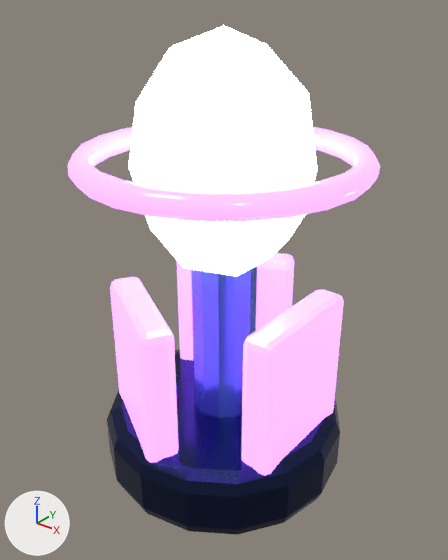
A saved change to the glTF model game/models/switch_beacon.glb.
Camera for both pictures: a camera (50 mm lens) standing at (1.69, -2.11, 2.37) and looking at (0.01, -0.01, 1.07). Arrows for +X, +Y and +Z are at lower left; the lights stay in place. The older version comes first.

In view in the first picture: 'switch_beacon_MobileMesh'.
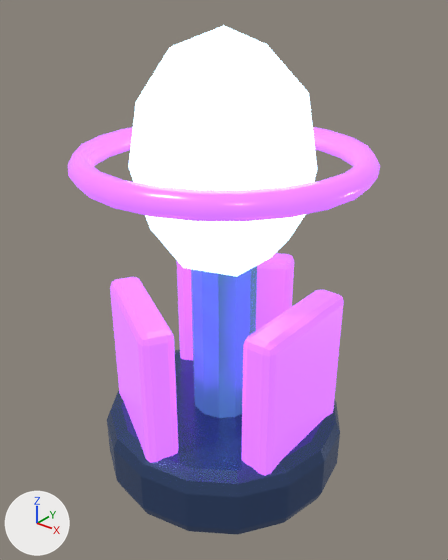
Boxes [x1, y1, x2, y2] around the edits, measured in the pictures (448 x 560 px):
'switch_beacon_MobileMesh', recoloured, surface changed: [68, 25, 380, 535] in both

The change, as a diff of the scene's bpy script:
```diff
--- a/game/models/switch_beacon.glb.py
+++ b/game/models/switch_beacon.glb.py
@@ mat_midnight_metal @@
 mat_midnight_metal = principled_material('Midnight Metal')
-mat_midnight_metal.base_color = (0.015, 0.025, 0.08)  # dark blue #212c50
-mat_midnight_metal.metallic = 0.85
-mat_midnight_metal.roughness = 0.18
+mat_midnight_metal.base_color = (0.04, 0.07, 0.16)  # dark blue #384b6f
+mat_midnight_metal.metallic = 0.72
+mat_midnight_metal.roughness = 0.25
+mat_midnight_metal.emission_color = (0.0096, 0.0168, 0.0384)  # dark blue #192337
+mat_midnight_metal.emission_strength = 1.0
@@ mat_aurora_alloy @@
 mat_aurora_alloy = principled_material('Aurora Alloy')
-mat_aurora_alloy.base_color = (0.08, 0.18, 0.42)  # blue #5076ad
-mat_aurora_alloy.metallic = 0.7
-mat_aurora_alloy.roughness = 0.2
+mat_aurora_alloy.base_color = (0.11, 0.26, 0.55)  # blue #5d8bc4
+mat_aurora_alloy.metallic = 0.62
+mat_aurora_alloy.roughness = 0.25
+mat_aurora_alloy.emission_color = (0.0418, 0.0988, 0.209)  # blue #3a597e
+mat_aurora_alloy.emission_strength = 1.0
@@ mat_energy_white @@
 mat_energy_white.emission_color = (0.65, 0.95, 1.0)  # cyan #d3f9ff
-mat_energy_white.emission_strength = 6.0
+mat_energy_white.emission_strength = 2.09
@@ mat_aurora_violet @@
 mat_aurora_violet = principled_material('Aurora Violet')
-mat_aurora_violet.base_color = (0.55, 0.18, 1.0)  # purple #c476ff
+mat_aurora_violet.base_color = (0.46, 0.12, 0.82)  # purple #b561ea
 mat_aurora_violet.metallic = 0.3
 mat_aurora_violet.roughness = 0.2
-mat_aurora_violet.emission_color = (0.55, 0.18, 1.0)  # purple #c476ff
-mat_aurora_violet.emission_strength = 2.6
+mat_aurora_violet.emission_color = (0.561, 0.146, 1.0)  # purple #c56bff
+mat_aurora_violet.emission_strength = 1.066
```
